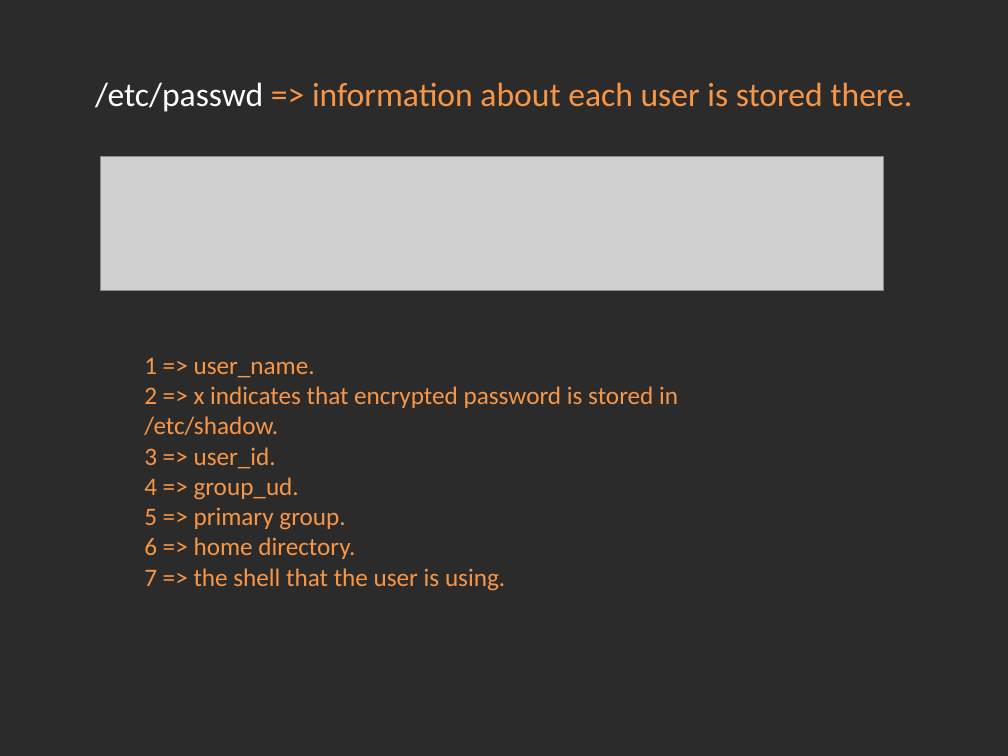
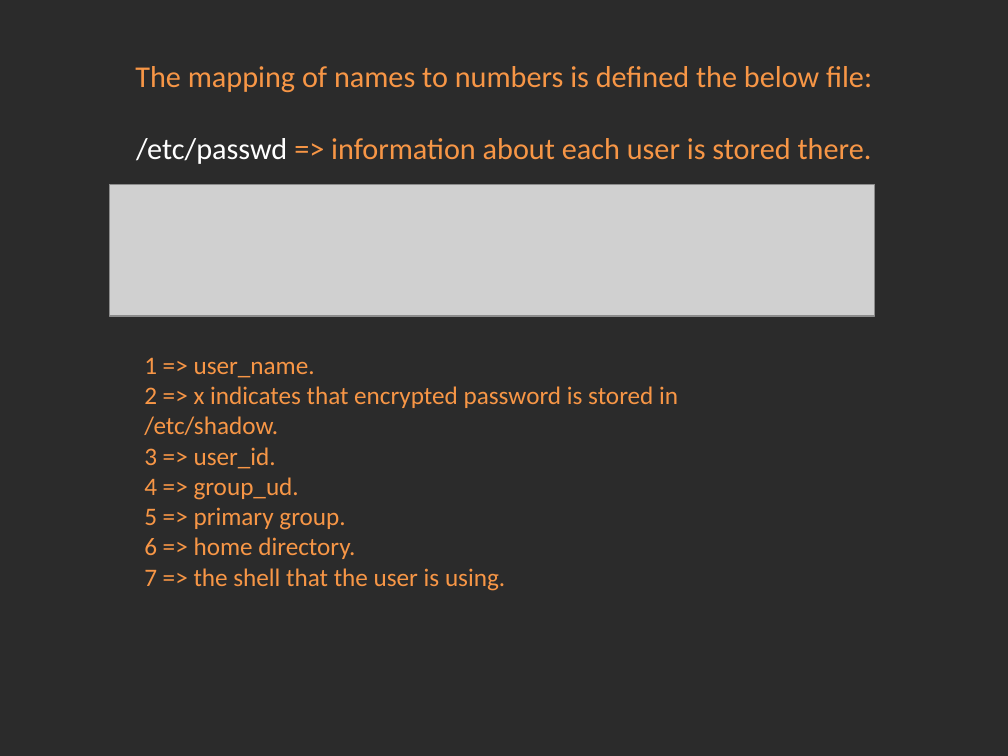
Before and after one commit to Academy-Soft-Intellect/Linux-Course, a slide deck: slide 4 of 04.Users_And_UsersGroups/04-UsersAndUsersGroups.pptx. Drawn at 1008x756 pixels with LibreOffice and Linux fonts; fonts in the diff are those of the drawing; grey boxes stand for pictures; background and template pictures are left out; a plain dark background stands for a picture behind light text. Boxes give left, top, right and bottom in pixels: in the first picture for what was removed or moved away, otherwise in the second. Text is boxed around its words. In the diff, an @@ line names an element or a change of style, - is before the commit and + after.

```diff
--- a/04.Users_And_UsersGroups/04-UsersAndUsersGroups.pptx
+++ b/04.Users_And_UsersGroups/04-UsersAndUsersGroups.pptx
@@ title at (135, 66, 872, 164): text changed; size 24 to 21.6 pt @@
-/etc/passwd => information about each user is stored there.
+The mapping of names to numbers is defined the below file:
+/etc/passwd => information about each user is stored there.
@@ picture: place and size @@
-picture at (101, 156, 883, 290)
+picture at (109, 184, 875, 316)
```
Also in this commit, not shown: 1 other slide changed, 2 other files.
